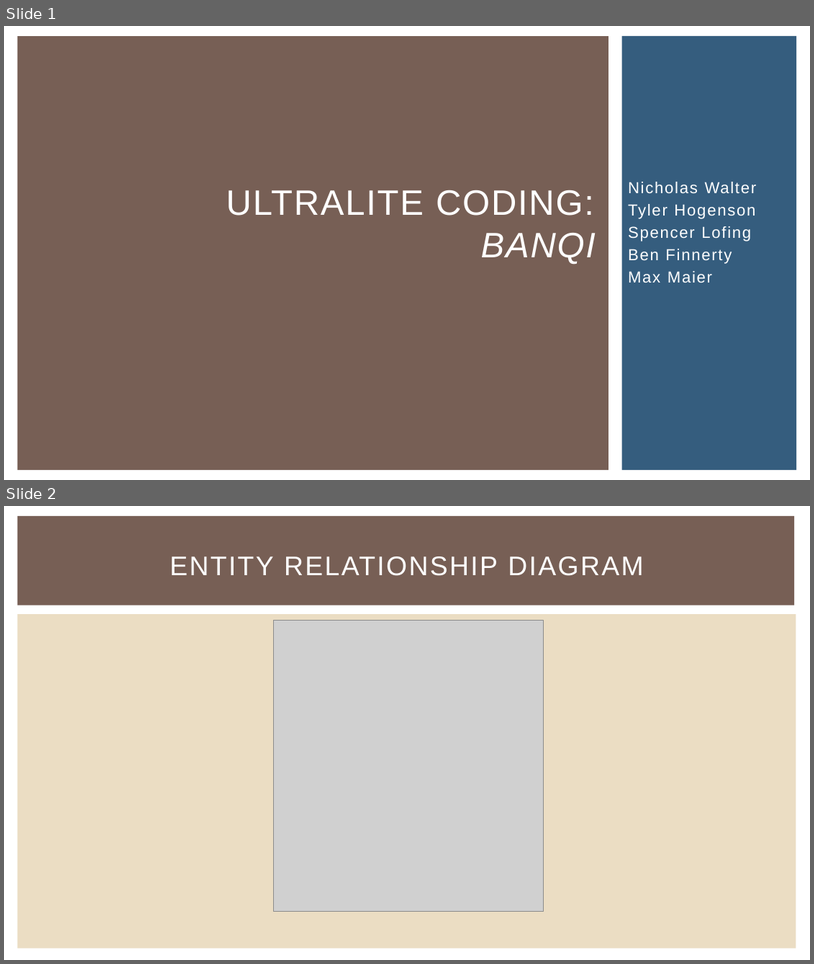
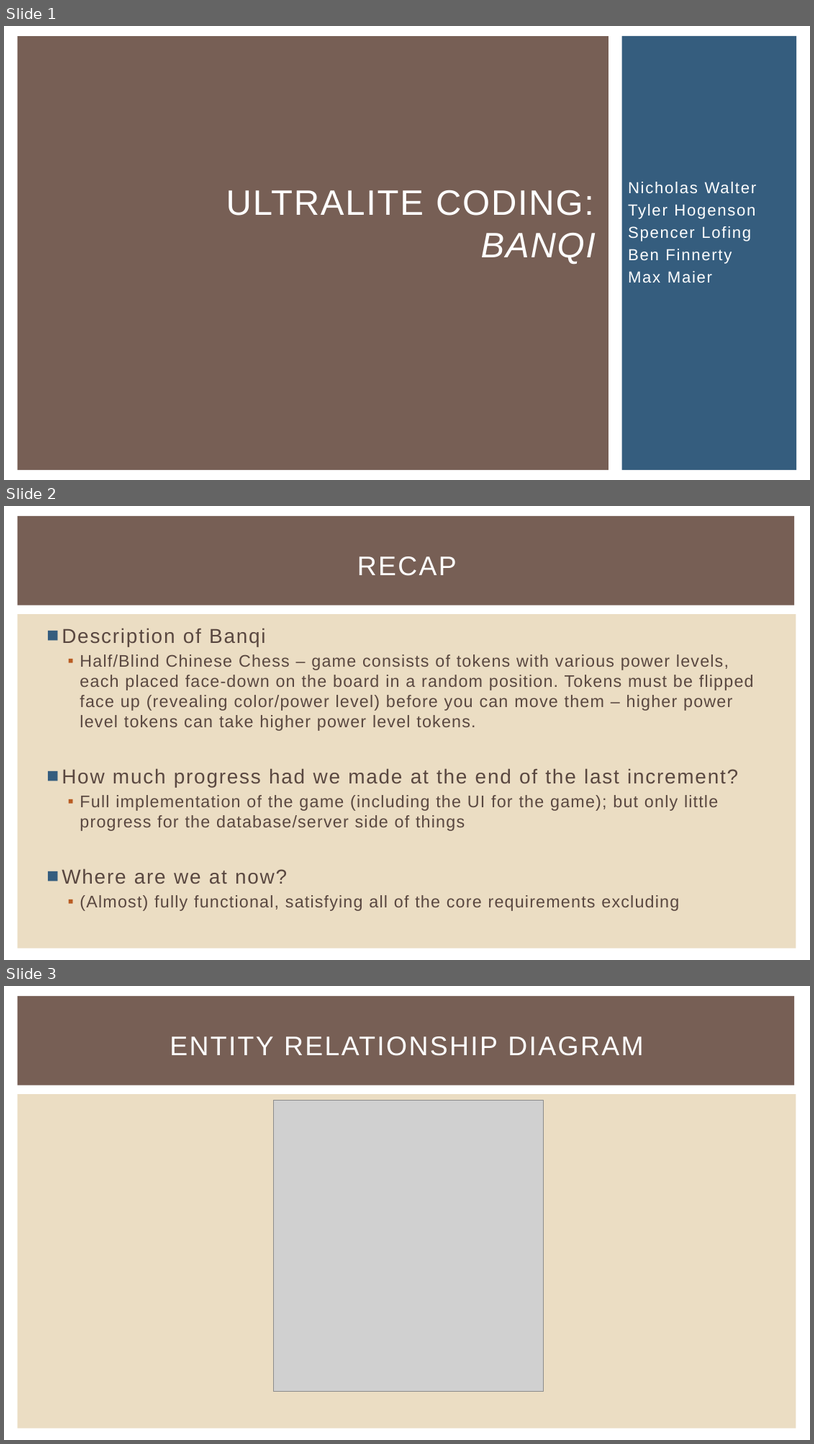
Before and after one commit to NickWaltCSU/cs414-f17-301-UltraLiteCoding, a slide deck: Presentation 4/Final Presentation.pptx. Shown one above the other, each under a label of ours: slides 1 and 2 before the commit, slides 1, 2 and 3 after it. The pictures are 814x964 and 814x1444 pixels, drawn with LibreOffice and Linux fonts; fonts in the diff are those of the drawing; grey boxes stand for pictures. Boxes give left, top, right and bottom in pixels: in the first picture for what was removed or moved away, otherwise in the second. Text is boxed around its words. In the diff, an @@ line names an element or a change of style, - is before the commit and + after.

Commit message:
adding recap slide to pptx

```diff
--- a/Presentation 4/Final Presentation.pptx
+++ b/Presentation 4/Final Presentation.pptx
@@ slide 2 added at [4,506,810,960], background #FFFFFF; not listed: 2 template elements that a slide beside it also shows @@
@@ title added at [358,556,457,576], 32 pt, text #FFFFFF @@
+RECAP
@@ text added at [62,628,754,911], 20 pt, text #594740 @@
+■ Description of Banqi
+  ▪ Half/Blind Chinese Chess – game consists of tokens with various power levels, each placed face-down on the board in a random position. Tokens must be flipped face up (revealing color/power level) before you can move them – higher power level tokens can take higher power level tokens.
+■ How much progress had we made at the end of the last increment?
+  ▪ Full implementation of the game (including the UI for the game); but only little progress for the database/server side of things
+■ Where are we at now?
+  ▪ (Almost) fully functional, satisfying all of the core requirements excluding
@@ what was slide 2 is now slide 3 @@
```
